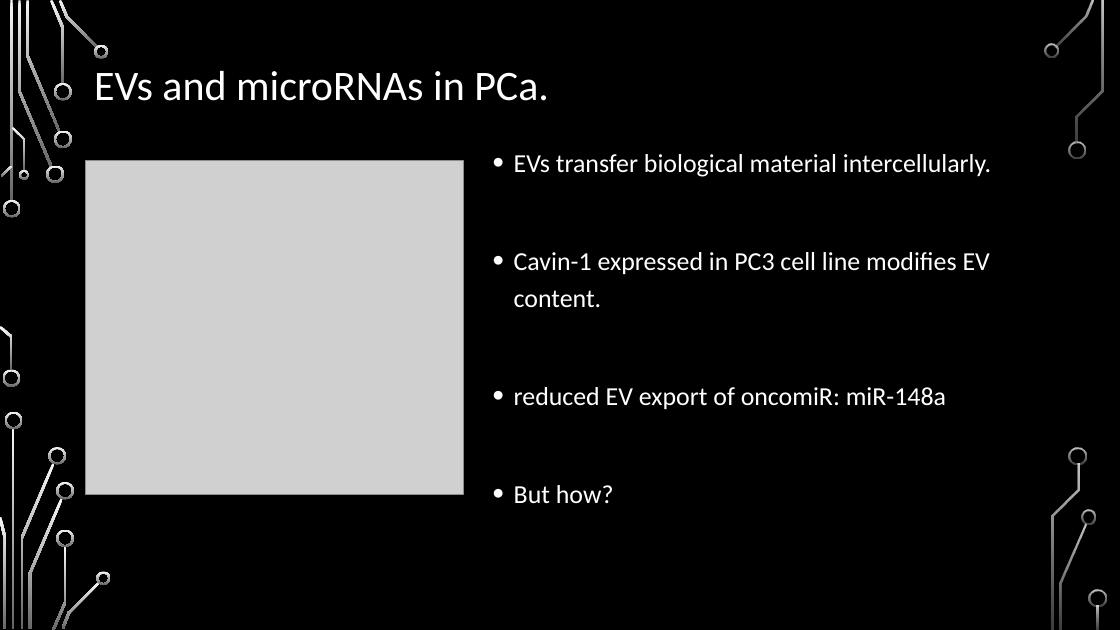
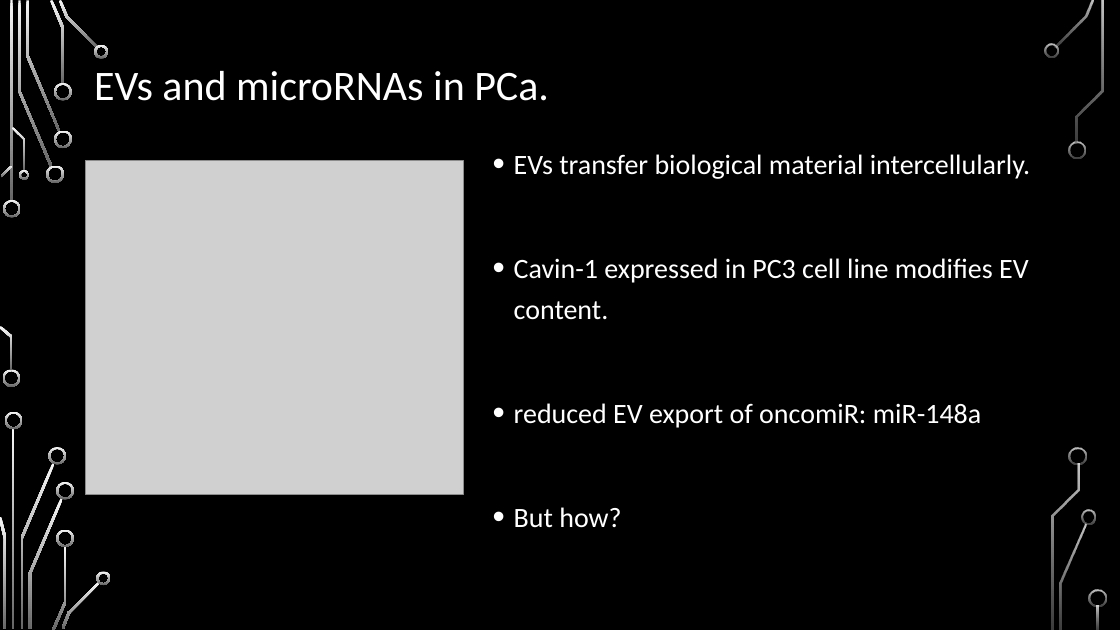
Before and after one commit to HarleyRobinson/Honours2, a slide deck: slide 4 of BackgroundInfo/MeetingSept.pptx. Drawn at 1120x630 pixels with LibreOffice and Linux fonts; fonts in the diff are those of the drawing; grey boxes stand for pictures; background and template pictures are left out. Boxes give left, top, right and bottom in pixels: in the first picture for what was removed or moved away, otherwise in the second. Text is boxed around its words. In the diff, an @@ line names an element or a change of style, - is before the commit and + after.

```diff
--- a/BackgroundInfo/MeetingSept.pptx
+++ b/BackgroundInfo/MeetingSept.pptx
@@ text "EVs transfer biological material intercellularly." at <box>514,154,1030,528</box>: size 22.2 to 24 pt @@
```
Also in this commit, not shown: 4 other slides changed, 9 other files.
